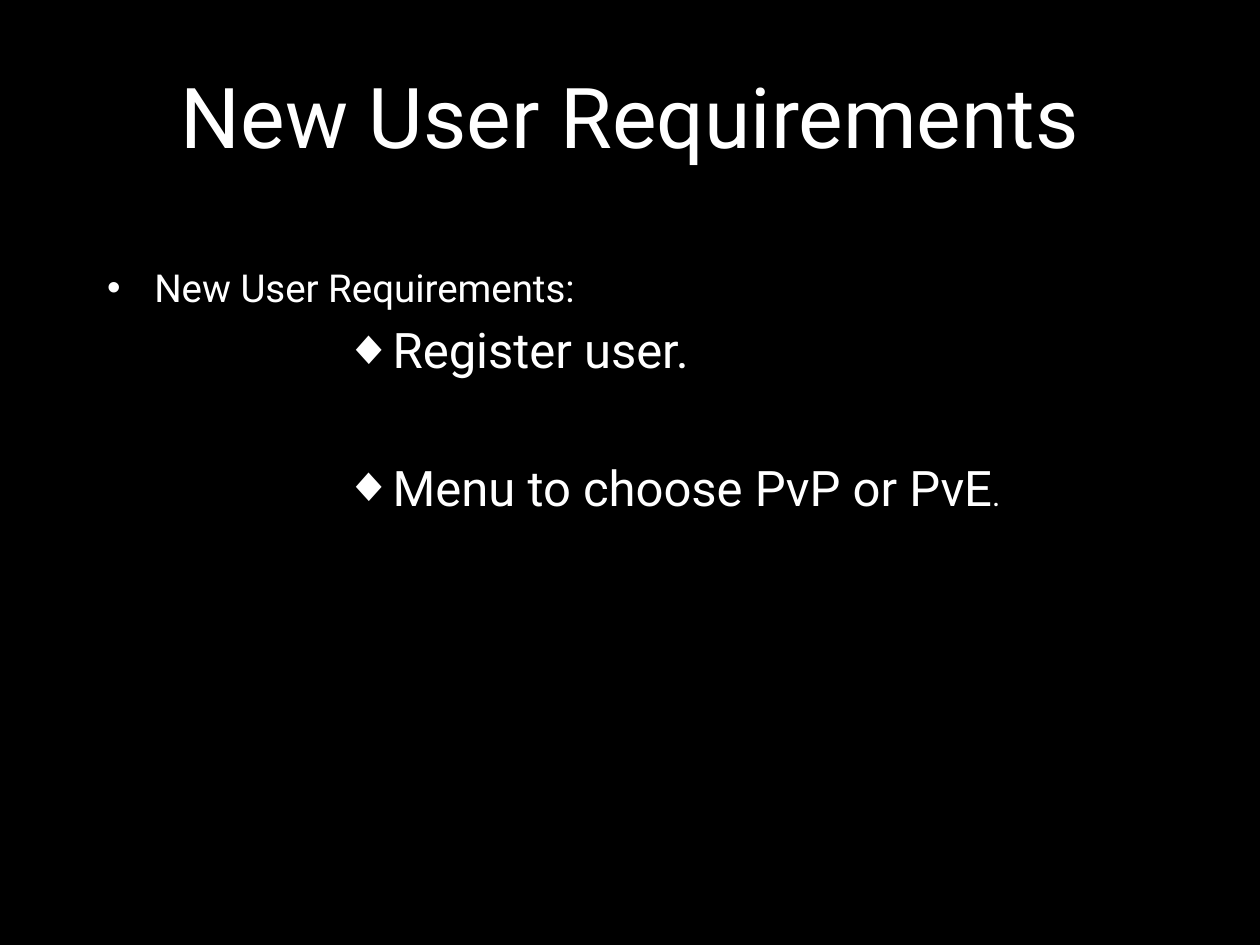
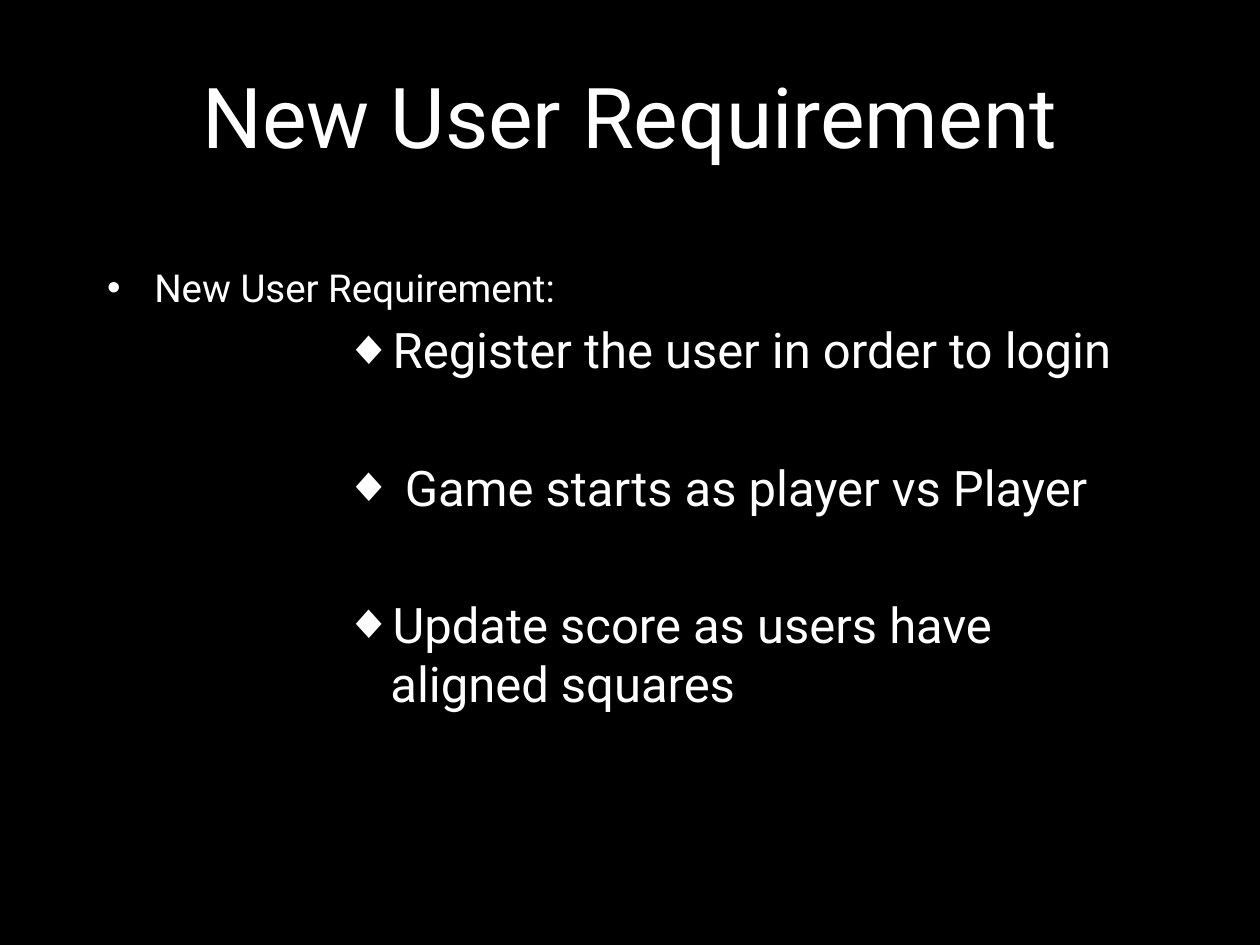
Before and after one commit to Amatarasu/A-Team, a slide deck: slide 6 of Power Point Presentation.pptx (slide 5 before the commit). Drawn at 1260x945 pixels with LibreOffice and Linux fonts; fonts in the diff are those of the drawing; background and template pictures are left out. Boxes give left, top, right and bottom in pixels: in the first picture for what was removed or moved away, otherwise in the second. Text is boxed around its words. In the diff, an @@ line names an element or a change of style, - is before the commit and + after.

```diff
--- a/Power Point Presentation.pptx
+++ b/Power Point Presentation.pptx
@@ title at [202, 87, 1057, 165]: text changed @@
-New User Requirements
+New User Requirement
@@ text at [154, 274, 1111, 713]: text changed @@
-• New User Requirements:
-          ◆ Register user.
-          ◆ Menu to choose PvP or PvE.
+• New User Requirement:
+          ◆ Register the user in order to login
+          ◆ Game starts as player vs Player
+          ◆ Update score as users have aligned squares
```
Also in this commit, not shown: 5 other slides changed, 1 slide removed, 4 other files.
